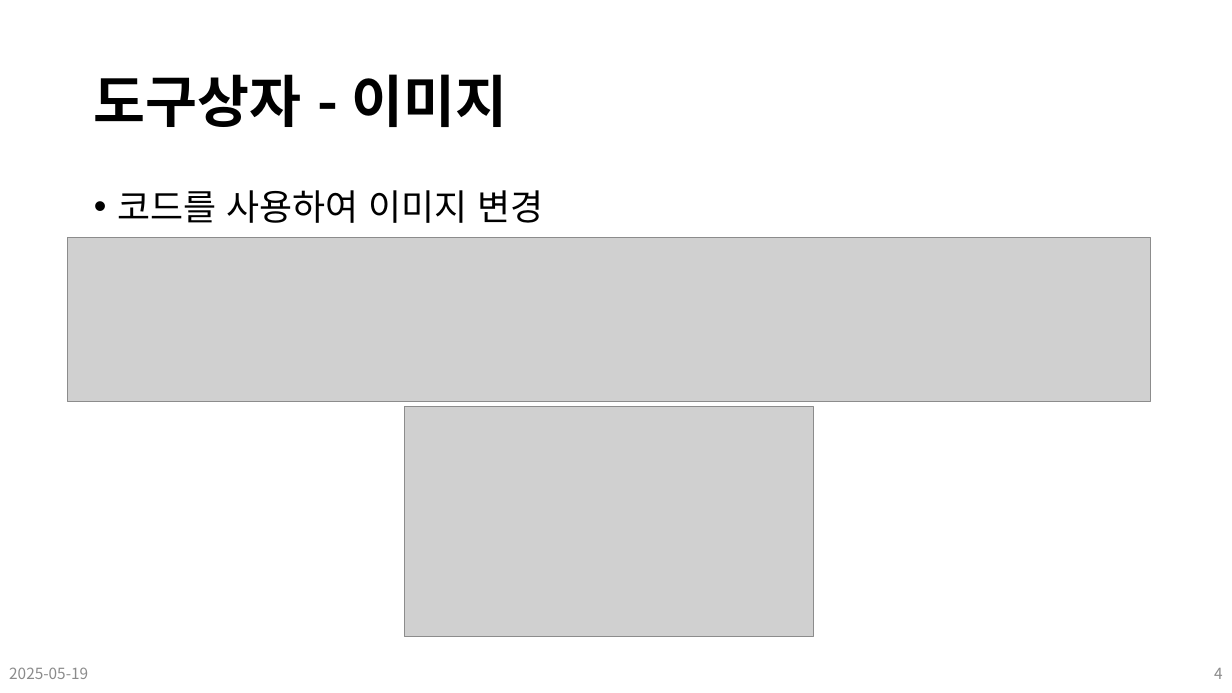
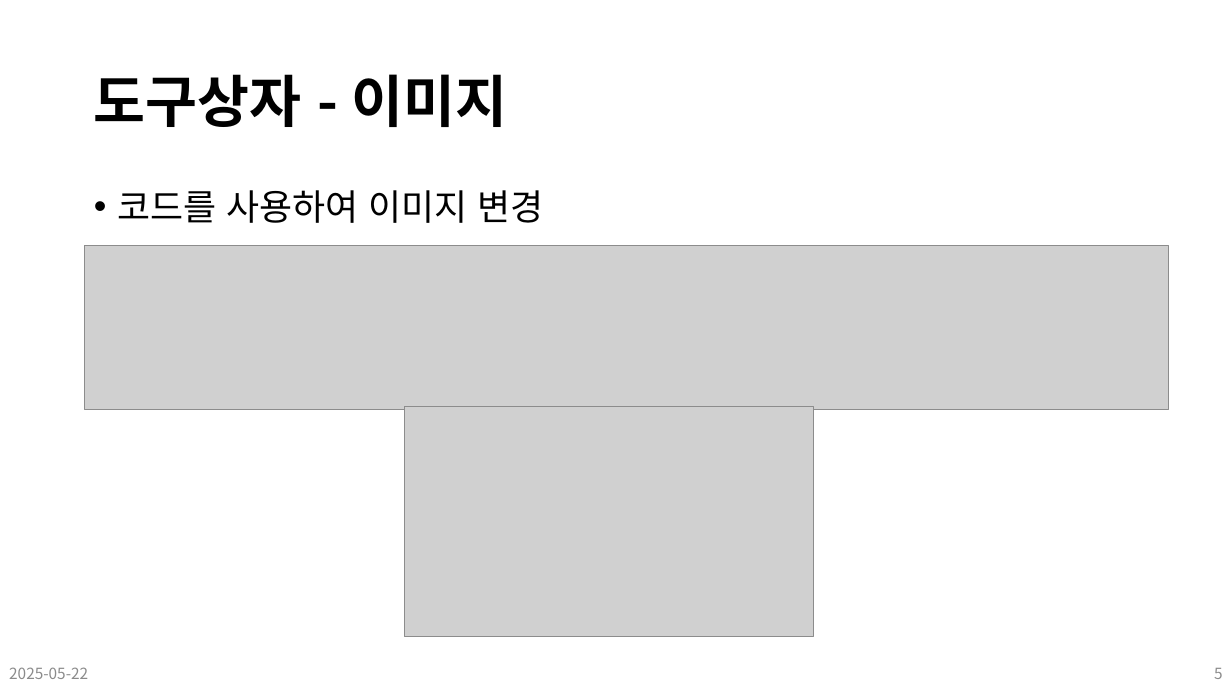
Before and after one commit to Leader-Lesson/KDT_SF_Short_5th, a slide deck: slide 5 of material/18_CSharp_WPF (고급 컨트롤, 외부 라이브러리).pptx (slide 4 before the commit). Drawn at 1232x693 pixels with LibreOffice and Linux fonts; fonts in the diff are those of the drawing; grey boxes stand for pictures; background and template pictures are left out. Boxes give left, top, right and bottom in pixels: in the first picture for what was removed or moved away, otherwise in the second. Text is boxed around its words. In the diff, an @@ line names an element or a change of style, - is before the commit and + after.

```diff
--- a/material/18_CSharp_WPF (고급 컨트롤, 외부 라이브러리).pptx
+++ b/material/18_CSharp_WPF (고급 컨트롤, 외부 라이브러리).pptx
@@ picture: place and size @@
-picture at [67,238,1152,402]
+picture at [85,246,1169,410]
@@ text at [9,667,88,679]: text changed @@
-2025-05-19
+2025-05-22
@@ page number at [1214,668,1223,679]: text changed @@
-4
+5
```
Also in this commit, not shown: 18 other slides changed, 1 slide added, 9 slides removed, 14 other files.
